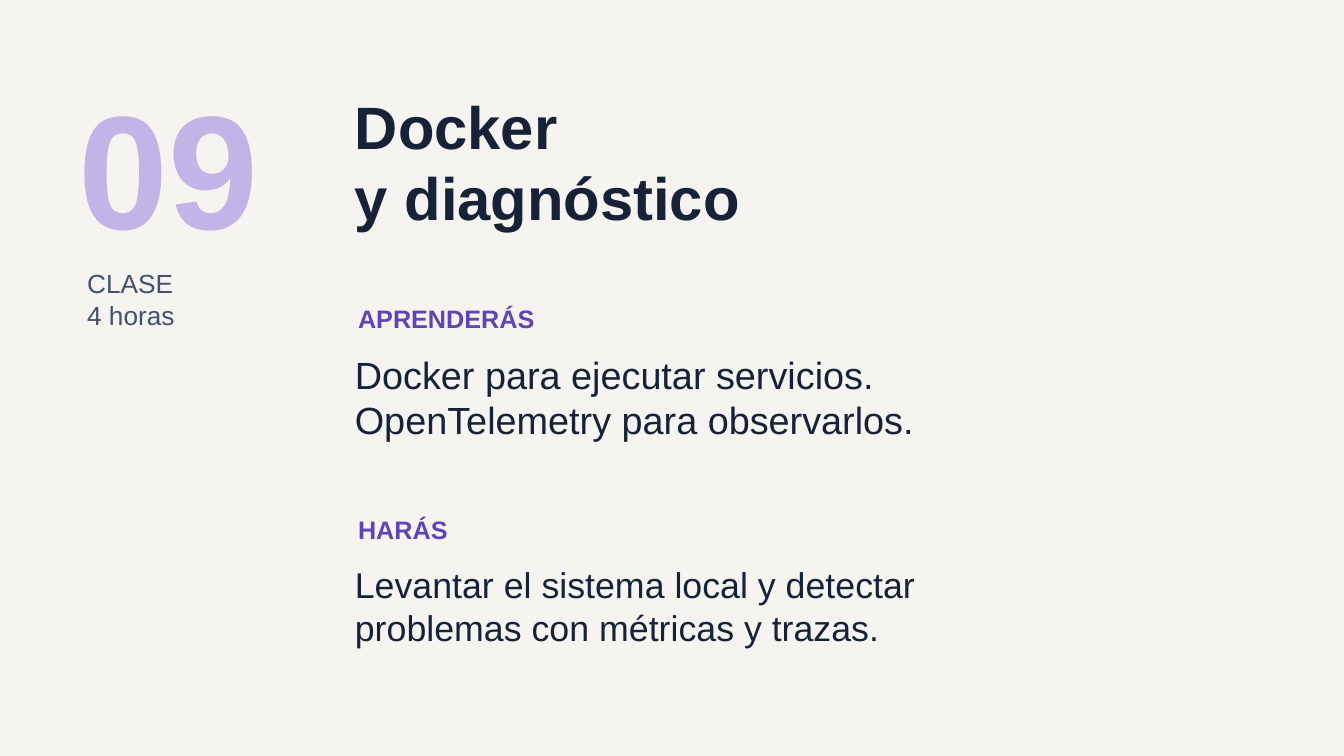
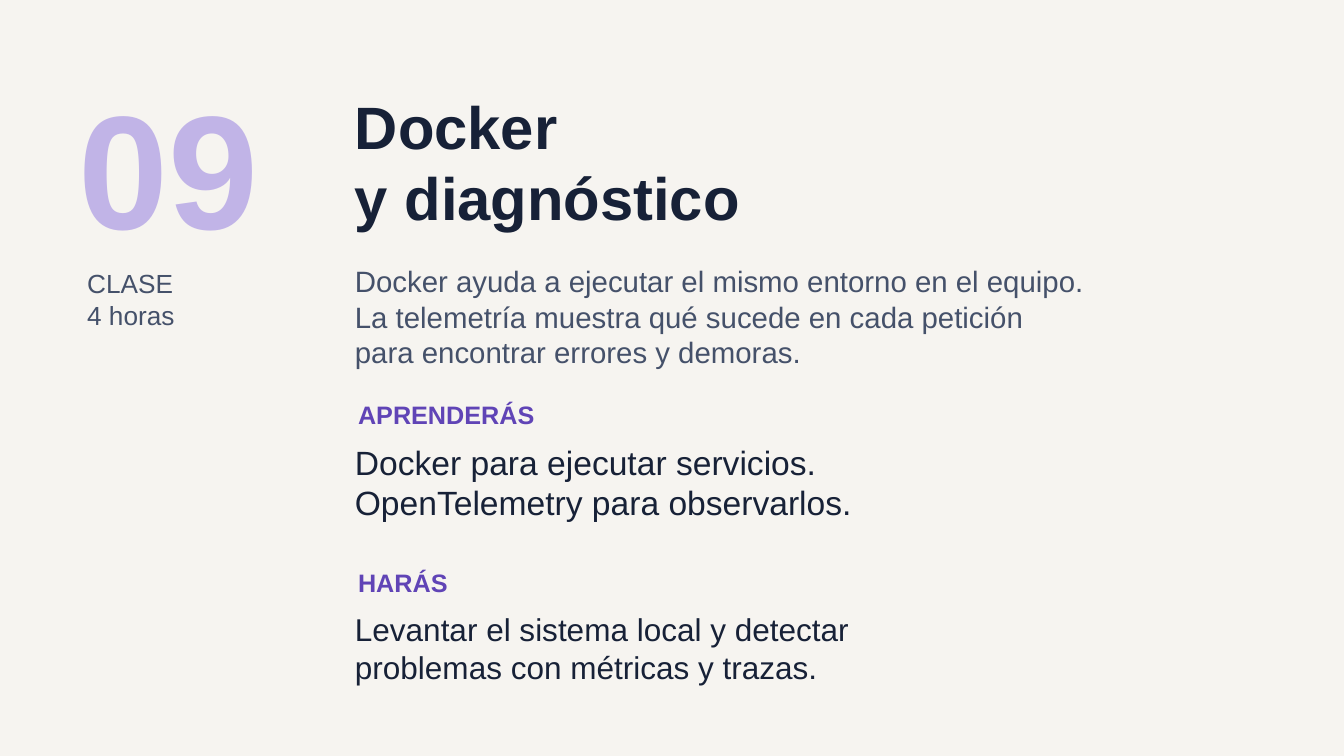
Before and after one commit to ychavez/CursoNETIA, a slide deck: slide 12 of instructor/clases/00-presentacion-alumnos.pptx. Drawn at 1344x756 pixels with LibreOffice and Linux fonts; fonts in the diff are those of the drawing. Boxes give left, top, right and bottom in pixels: in the first picture for what was removed or moved away, otherwise in the second. Text is boxed around its words. In the diff, an @@ line names an element or a change of style, - is before the commit and + after.

Commit message:
Amplia contexto y ejemplos de cada modulo en la presentacion

```diff
--- a/instructor/clases/00-presentacion-alumnos.pptx
+++ b/instructor/clases/00-presentacion-alumnos.pptx
@@ text added at [355,270,1083,369], 21 pt, text #45516A @@
+Docker ayuda a ejecutar el mismo entorno en el equipo.
+La telemetría muestra qué sucede en cada petición
+para encontrar errores y demoras.
@@ text "APRENDERÁS": place and size @@
-text "APRENDERÁS" at [358,308,534,329]
+text "APRENDERÁS" at [358,403,534,425]
@@ text "Docker para ejecutar servicios.": place and size @@
-text "Docker para ejecutar servicios." at [355,361,914,442]
+text "Docker para ejecutar servicios." at [355,450,852,522]
@@ text "Docker para ejecutar servicios." at [355,450,852,522]: size 27 to 24 pt @@
@@ text "HARÁS": place and size @@
-text "HARÁS" at [358,519,448,540]
+text "HARÁS" at [358,571,448,593]
@@ text "Levantar el sistema local y ...": place and size @@
-text "Levantar el sistema local y ..." at [355,572,915,648]
+text "Levantar el sistema local y ..." at [355,618,849,685]
@@ text "Levantar el sistema local y ..." at [355,618,849,685]: size 25.5 to 22.5 pt @@
```
Also in this commit, not shown: 9 other slides changed, 1 other file.
